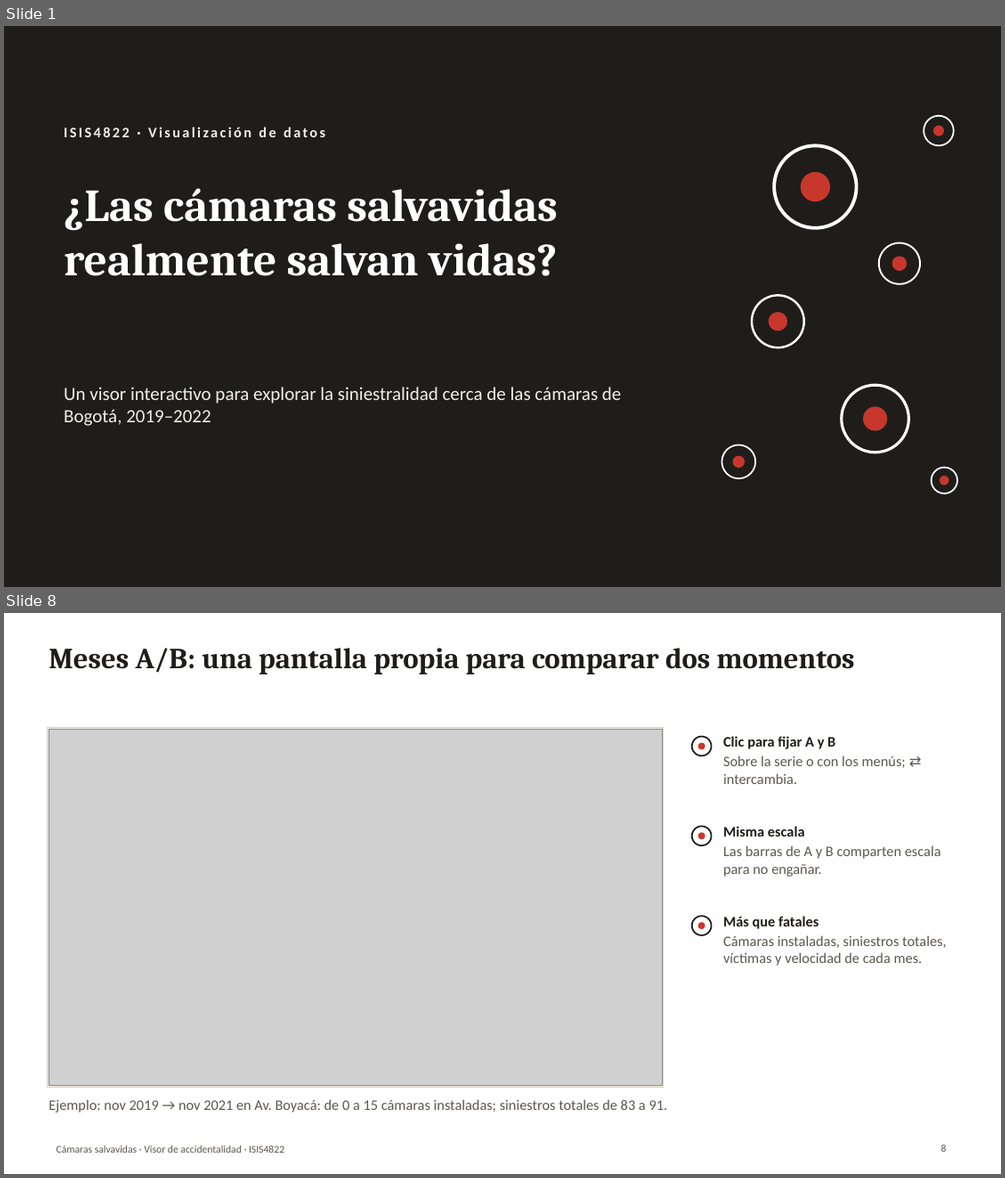
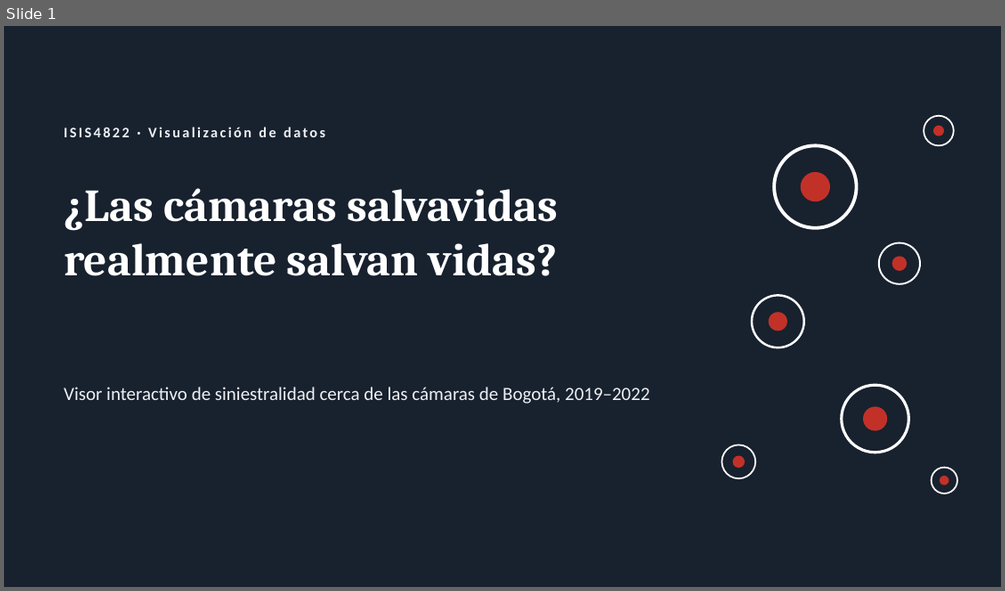
Before and after one commit to DiegoMunevar2007/ISIS4822-Accidentalidad, a slide deck: presentacion/Visor_Camaras_Salvavidas.pptx. Shown one above the other, each under a label of ours: slides 1 and 8 before the commit, slide 1 after it; the slides between them are not shown. The pictures are 1005x1178 and 1005x591 pixels, drawn with LibreOffice and Linux fonts; fonts in the diff are those of the drawing; grey boxes stand for pictures. Boxes give left, top, right and bottom in pixels: in the first picture for what was removed or moved away, otherwise in the second. Text is boxed around its words. In the diff, an @@ line names an element or a change of style, - is before the commit and + after.

```diff
--- a/presentacion/Visor_Camaras_Salvavidas.pptx
+++ b/presentacion/Visor_Camaras_Salvavidas.pptx
@@ slide 8 removed at box(4, 613, 1001, 1174), background #FFFFFF @@
@@ title removed at box(48, 648, 855, 674) @@
-Meses A/B: una pantalla propia para comparar dos momentos
@@ rectangle removed at box(48, 728, 663, 1087) @@
@@ picture removed at box(48, 729, 662, 1086) @@
@@ ellipse removed at box(692, 737, 712, 755) @@
@@ ellipse removed at box(698, 742, 704, 749) @@
@@ text removed at box(723, 736, 906, 784) @@
-Clic para fijar A y B
-Sobre la serie o con los menús; ⇄ intercambia.
@@ ellipse removed at box(692, 826, 712, 845) @@
@@ text removed at box(723, 826, 941, 876) @@
-Misma escala
-Las barras de A y B comparten escala para no engañar.
@@ ellipse removed at box(698, 832, 704, 839) @@
@@ ellipse removed at box(692, 916, 712, 935) @@
@@ ellipse removed at box(698, 922, 704, 929) @@
@@ text removed at box(723, 916, 946, 965) @@
-Más que fatales
-Cámaras instaladas, siniestros totales, víctimas y velocidad de cada mes.
@@ text removed at box(48, 1099, 668, 1112) @@
-Ejemplo: nov 2019 → nov 2021 en Av. Boyacá: de 0 a 15 cámaras instaladas; siniestros totales de 83 a 91.
@@ text removed at box(57, 1145, 284, 1152) @@
-Cámaras salvavidas · Visor de accidentalidad · ISIS4822
@@ page number removed at box(941, 1144, 947, 1151) @@
-8
@@ slide 1 changed as well @@
@@ background #1F1D1A to #18212E @@
@@ text "ISIS4822 · Visualización de datos" at box(64, 127, 325, 137): text colour #F2EEE6 to #EDF0F4 @@
@@ text at box(64, 386, 649, 403): text changed; text colour #F2EEE6 to #EDF0F4 @@
-Un visor interactivo para explorar la siniestralidad cerca de las cámaras de Bogotá, 2019–2022
+Visor interactivo de siniestralidad cerca de las cámaras de Bogotá, 2019–2022
@@ fill #1F1D1A to #18212E in 7 elements at box(774, 145, 857, 228), box(879, 243, 920, 284), box(752, 295, 804, 347), box(841, 385, 909, 452), box(923, 116, 954, 145), box(722, 445, 755, 478), box(931, 467, 957, 493) @@
@@ fill #C8372C to #C23128 in 7 elements at box(801, 172, 830, 201), box(892, 257, 907, 272), box(769, 312, 787, 330), box(863, 407, 887, 431), box(933, 126, 944, 136), box(732, 455, 744, 467), box(939, 475, 949, 485) @@
```
Also in this commit, not shown: 4 other slides changed, 7 slides added, 9 other slides removed, 17 other files.
